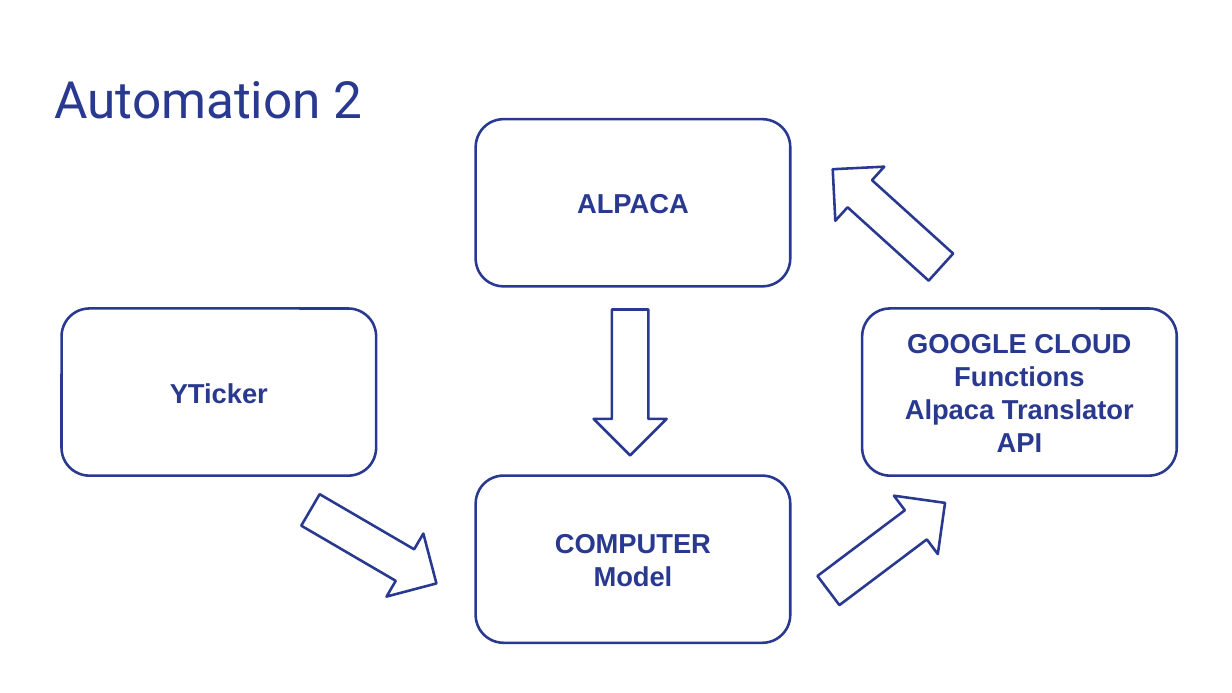
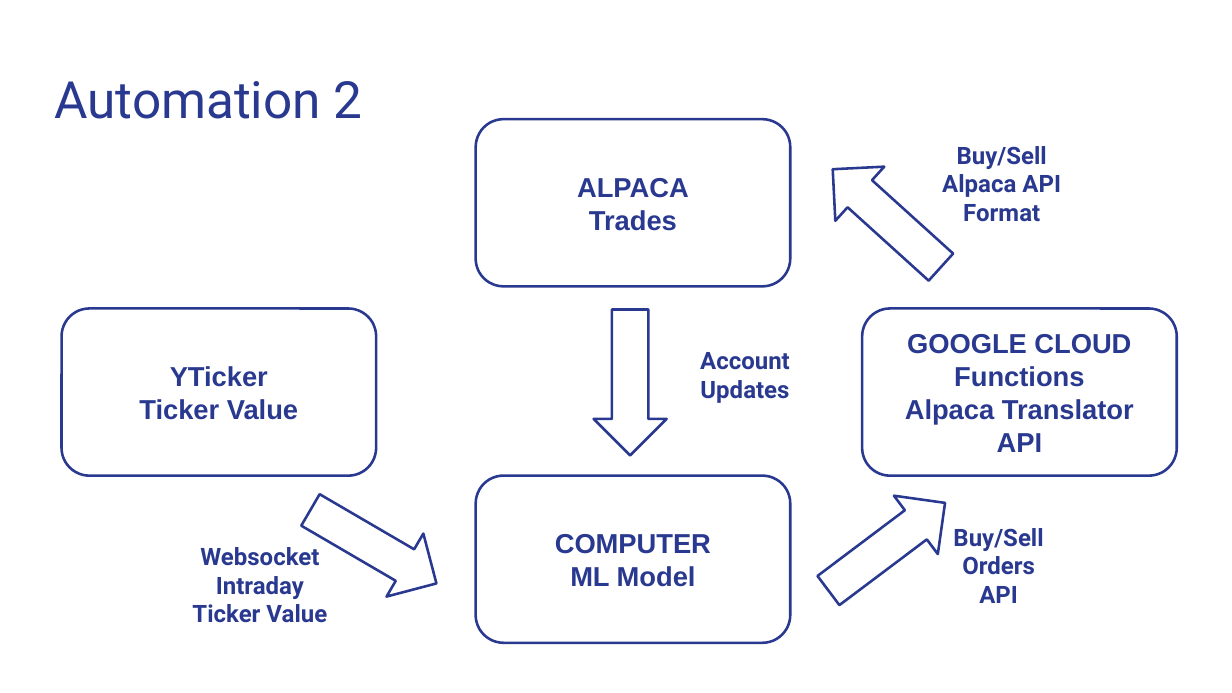
Before and after one commit to Lucas-Shaiman/project-beta, a slide deck: slide 17 of Case study.pptx (slide 16 before the commit). Drawn at 1232x693 pixels with LibreOffice and Linux fonts; fonts in the diff are those of the drawing. Boxes give left, top, right and bottom in pixels: in the first picture for what was removed or moved away, otherwise in the second. Text is boxed around its words. In the diff, an @@ line names an element or a change of style, - is before the commit and + after.

Commit message:
PPTX

```diff
--- a/Case study.pptx
+++ b/Case study.pptx
@@ text added at box(942, 146, 1061, 222), 14 pt, text #2A3990, bold @@
+Buy/Sell
+Alpaca API Format
@@ text in rounded rectangle at box(589, 210, 677, 231): paragraph added @@
+Trades
@@ text added at box(700, 352, 790, 403), 14 pt, text #2A3990, bold @@
+Account
+Updates
@@ text in rounded rectangle at box(139, 399, 298, 420): paragraph added @@
+Ticker Value
@@ text added at box(953, 528, 1043, 603), 14 pt, text #2A3990, bold @@
+Buy/Sell
+Orders
+API
@@ text added at box(192, 547, 327, 623), 14 pt, text #2A3990, bold @@
+Websocket
+Intraday
+Ticker Value
@@ text in rounded rectangle at box(570, 566, 696, 587): text changed @@
-Model
+ML Model
```
Also in this commit, not shown: 9 other slides changed, 2 slides added.
